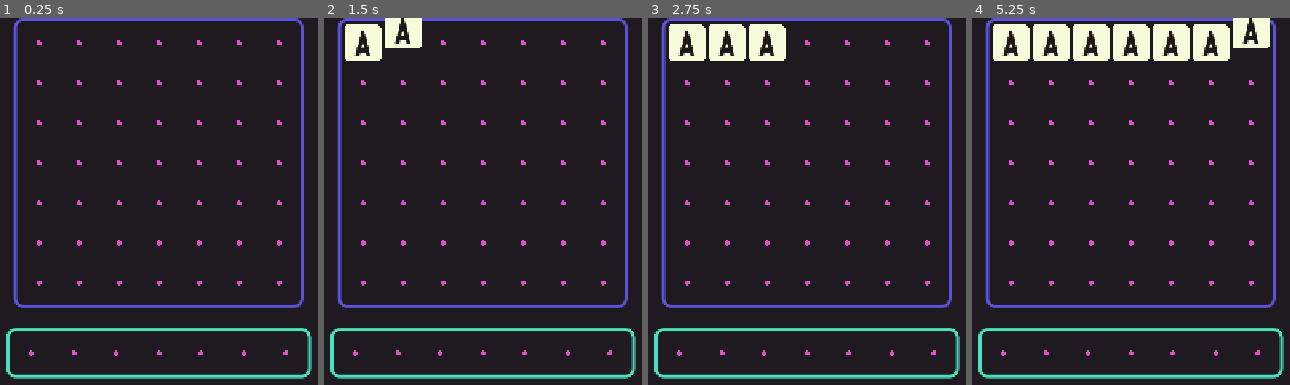
Above: before the commit, frames 1-4 (left to right).
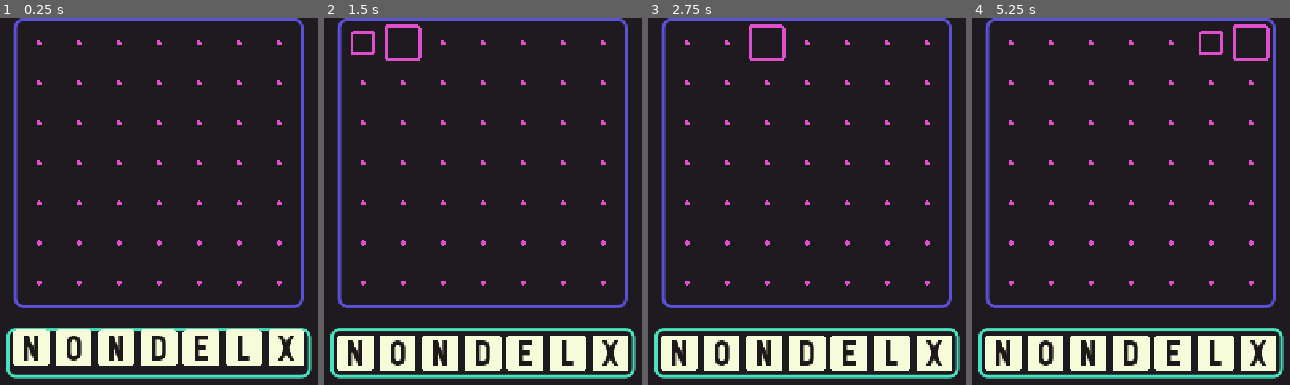
Above: after the commit, the same moments.

Repository: natanmaia95/vs-word-tile
Game: Godot game, scene res://tests/mock_ui.tscn
Two runs of this game, one before a commit and one after it. Both use one fixed random seed, a clock stepped at 60 frames per second and the inputs below. The project has no main scene, so this scene is started directly.
Inputs (mouse positions are in pixels of both pictures, inside the frame that each line leads up to):
- Up to frame 1 (0.25 s): no input
- Up to frame 2 (1.5 s): click (362, 43) at 0.52 s; click (403, 43) at 1.27 s
- Up to frame 3 (2.75 s): click (765, 43) at 2.02 s
- Up to frame 4 (5.25 s): click (1131, 43) at 2.77 s; click (1169, 43) at 3.52 s; click (1210, 43) at 4.27 s; click (1251, 43) at 5.02 s

The runs differ from the first frame. In frame 1, 6.8% of the frame differs, in the area x 4-96%, y 84-95%; in frame 2, 8.4%; in frame 3, 9.5%; in frame 4, 14%, in the area x 4-96%, y 0-97%.

Commit message:
Add helper functions for hand, populate hand view

Diff:
--- a/objects/visual_tile.gd
+++ b/objects/visual_tile.gd
@@ -3,7 +3,7 @@
 @onready var animation_player:AnimationPlayer = find_child("AnimationPlayer")
 
 ## We should make this a getter to pull from game state
-var cursor_letter:String = "A"
+#var cursor_letter:String = " "
 
 var letter : String = " " :
 	set(value):
--- a/objects/visual_tile.tscn
+++ b/objects/visual_tile.tscn
@@ -548,7 +548,7 @@
 offset_transform_enabled = true
 offset_transform_position = Vector2(2.25, 3)
 mouse_filter = 1
-text = "A"
+text = " "
 label_settings = SubResource("LabelSettings_4ipli")
 horizontal_alignment = 1
 vertical_alignment = 1
--- a/systems/game/bag.gd
+++ b/systems/game/bag.gd
@@ -6,11 +6,13 @@
 @warning_ignore("unused_private_class_variable")
 var _tiles : Array[String] = []
 
-var game : ScrabbleGame
 
+func populate(distro:Distribution) -> void:
+	_tiles.clear()
+	for letter in distro.letter_amounts.keys():
+		for _i in range(distro.letter_amounts.get(letter)):
+			_tiles.append(letter)
 
-func populate() -> void:
-	_tiles.clear()
-	for letter in game.distro.letter_amounts.keys():
-		for _i in range(game.distro.letter_amounts.get(letter)):
-			_tiles.append(letter)
+func get_tile() -> String:
+	# replace this with weighted stuff or whatever eventually
+	return _tiles.pick_random()
--- a/systems/game/scrabble_game.gd
+++ b/systems/game/scrabble_game.gd
@@ -1,6 +1,6 @@
 class_name ScrabbleGame
 extends Resource
-
+signal hand_changed(new_hand:Array[String])
 
 var hand : Array[String] = []
 var bag : TileBag
@@ -9,5 +9,19 @@
 
 
 func initialize() -> void:
+	distro = OfficialEnglishDistribution.new()
 	board = TileBoard.new()
-	bag.game = self
+	bag = TileBag.new()
+	bag.populate(distro)
+	draw_hand_tiles()
+	hand_changed.emit(hand)
+
+func remove_hand_tiles(letters:Array[String]) -> void:
+	for letter in letters:
+		hand.erase(letter)
+	hand_changed.emit(hand)
+
+func draw_hand_tiles(hand_size:int = 7) -> void:
+	for i:int in range(hand_size):
+		hand.append(bag.get_tile())
+	hand_changed.emit(hand)
--- a/tests/hand_container.gd
+++ b/tests/hand_container.gd
@@ -1,11 +1,22 @@
 extends HBoxContainer
-
+var game:ScrabbleGame:
+	get():
+		return find_parent("MockUI").game
 
 # Called when the node enters the scene tree for the first time.
 func _ready() -> void:
-	pass # Replace with function body.
+	game.hand_changed.connect(_update_hand)
+	_update_hand(game.hand)
 
 
-# Called every frame. 'delta' is the elapsed time since the previous frame.
-func _process(delta: float) -> void:
-	pass
+
+func _update_hand(hand:Array[String]) -> void:
+	for i:int in range(get_child_count()):
+		var visual_tile:VisualTile = get_child(i)
+		var letter:Variant = hand.get(i)
+		if letter:
+			visual_tile.letter = letter
+			visual_tile.active = true
+		else:
+			visual_tile.letter = " "
+			visual_tile.active = false
--- a/tests/mock_tiles.gd
+++ b/tests/mock_tiles.gd
@@ -24,10 +24,10 @@
 			var tile:VisualTile = VISUAL_TILE.instantiate()
 			#tile.coord = Vector2i(x,y)
 			add_child(tile)
-			tile.gui_input.connect(func(event:InputEvent) -> void:
-				if event is InputEventMouseButton and event.is_pressed():
-					tile.active = not tile.active
-			)
+			#tile.gui_input.connect(func(event:InputEvent) -> void:
+				#if event is InputEventMouseButton and event.is_pressed():
+					#tile.active = not tile.active
+			#)
 
 # Called every frame. 'delta' is the elapsed time since the previous frame.
 func _process(_delta: float) -> void:
--- a/tests/mock_ui.gd
+++ b/tests/mock_ui.gd
@@ -1,11 +1,13 @@
 extends Control
 
-@export var player:TileBoard
-@export var opponent:TileBoard
+@export var game:ScrabbleGame
+#@export var player:TileBoard
+#@export var opponent:TileBoard
 @onready var player_board:GridContainer = $HBoxContainer/VBoxContainer/Player/PanelContainer/GridContainer
 # Called when the node enters the scene tree for the first time.
 func _ready() -> void:
-	player_board.board = player
+	game.initialize()
+	player_board.board = game.board
 
 
 # Called every frame. 'delta' is the elapsed time since the previous frame.
--- a/tests/mock_ui.tscn
+++ b/tests/mock_ui.tscn
@@ -2,17 +2,13 @@
 
 [ext_resource type="Script" uid="uid://di0rxjrfdro8x" path="res://tests/mock_ui.gd" id="1_s48ir"]
 [ext_resource type="Script" uid="uid://dvvie1la145uy" path="res://tests/mock_tiles.gd" id="1_sqe0u"]
-[ext_resource type="Script" uid="uid://dw6s3n3i8clbx" path="res://systems/game/tile_board.gd" id="2_2co7h"]
+[ext_resource type="Script" uid="uid://b5j70waqhkg5e" path="res://systems/game/scrabble_game.gd" id="2_kx1be"]
 [ext_resource type="PackedScene" uid="uid://ds8omu6g4wqyo" path="res://objects/visual_tile.tscn" id="4_jgpj5"]
 [ext_resource type="Script" uid="uid://ca3xkh0stq2ih" path="res://tests/hand_container.gd" id="4_kx1be"]
 
-[sub_resource type="Resource" id="Resource_3eav7"]
-script = ExtResource("2_2co7h")
-metadata/_custom_type_script = "uid://dw6s3n3i8clbx"
-
-[sub_resource type="Resource" id="Resource_lb2d0"]
-script = ExtResource("2_2co7h")
-metadata/_custom_type_script = "uid://dw6s3n3i8clbx"
+[sub_resource type="Resource" id="Resource_jgpj5"]
+script = ExtResource("2_kx1be")
+metadata/_custom_type_script = "uid://b5j70waqhkg5e"
 
 [sub_resource type="StyleBoxFlat" id="StyleBoxFlat_3eav7"]
 content_margin_left = 8.0
@@ -54,8 +50,7 @@
 grow_horizontal = 2
 grow_vertical = 2
 script = ExtResource("1_s48ir")
-player = SubResource("Resource_3eav7")
-opponent = SubResource("Resource_lb2d0")
+game = SubResource("Resource_jgpj5")
 
 [node name="HBoxContainer" type="HBoxContainer" parent="." unique_id=276797559]
 layout_mode = 1
